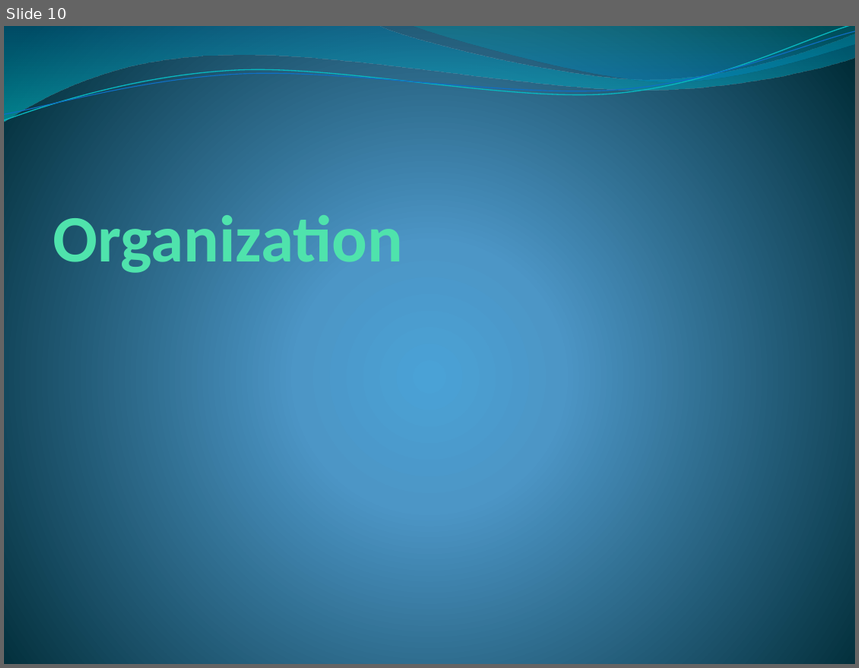
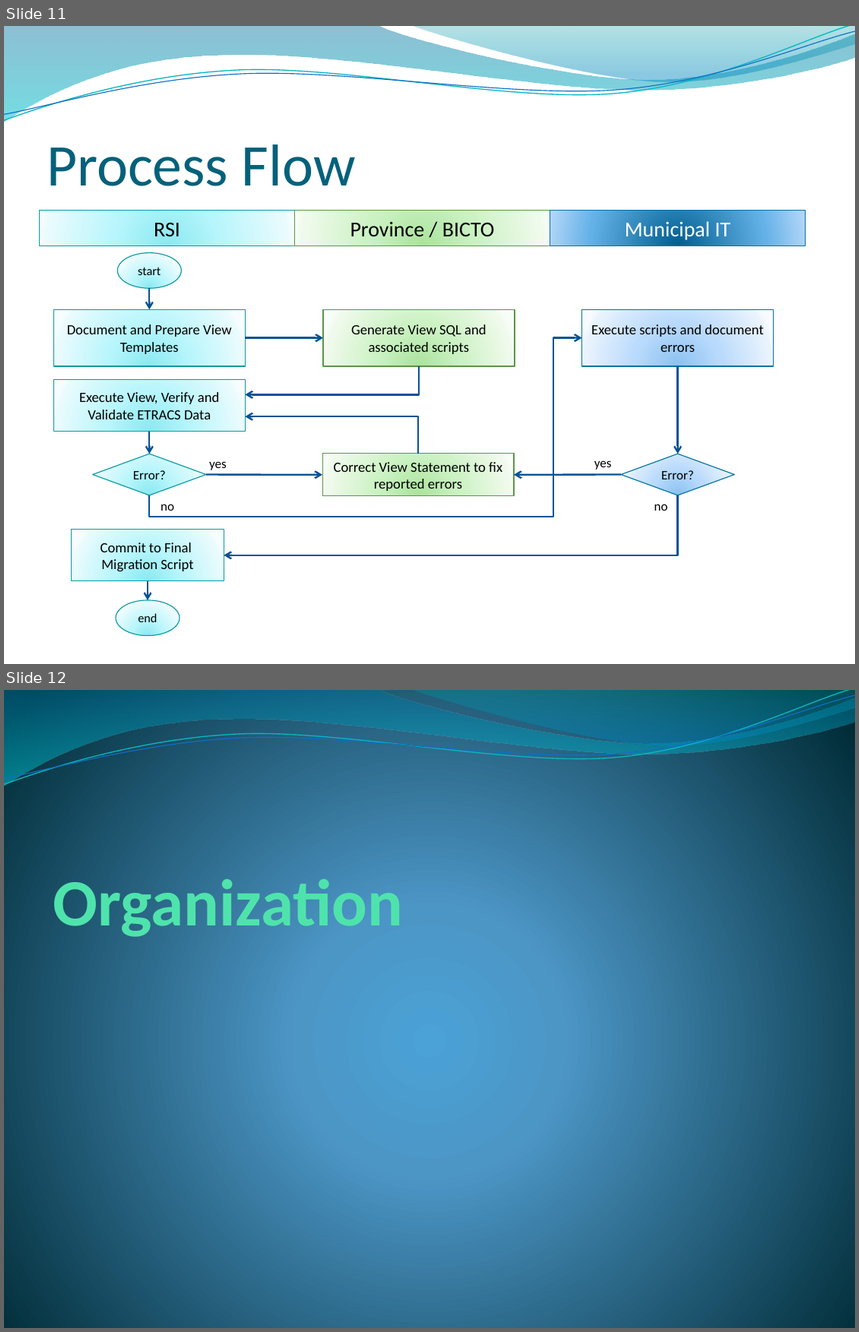
Before and after one commit to jzamss/bohol-rptis-migration, a slide deck: docs/Workshop on Migration of RPTIS Data.pptx. Shown one above the other, each under a label of ours: slide 10 before the commit, slides 11 and 12 after it. The pictures are 859x668 and 859x1332 pixels, drawn with LibreOffice and Linux fonts; fonts in the diff are those of the drawing; background and template pictures are left out. Boxes give left, top, right and bottom in pixels: in the first picture for what was removed or moved away, otherwise in the second. Text is boxed around its words. In the diff, an @@ line names an element or a change of style, - is before the commit and + after.

Commit message:
rptis: specs for view

```diff
--- a/docs/Workshop on Migration of RPTIS Data.pptx
+++ b/docs/Workshop on Migration of RPTIS Data.pptx
@@ slide 11 added at (4, 26, 855, 664), background picture (left out); not listed: 4 template elements that a slide beside it also shows @@
@@ title added at (47, 145, 356, 186), 50 pt, text #04617B @@
+Process Flow
@@ rectangle added at (40, 211, 295, 246), fill gradient #8BE9F1 to #B9F7FD to #EAFCFE to #F8FEFF, outline #069CA3 0.75 pt, 18 pt, text #000000 @@
+RSI
@@ rectangle added at (295, 211, 550, 246), fill gradient #ACE49F to #CDF3C4 to #EFFBED to #F9FFF8, outline #5B9747 0.75 pt, 18 pt, text #000000 @@
+Province / BICTO
@@ rectangle added at (550, 211, 806, 246), fill gradient #006091 to #64B1E7 to #B1D6F9, outline #0074A1 0.75 pt, 18 pt, text #FFFFFF @@
+Municipal IT
@@ ellipse added at (117, 253, 181, 289), fill gradient #8BE9F1 to #B9F7FD to #EAFCFE to #F8FEFF, outline #069CA3 0.75 pt, 10.5 pt, text #000000 @@
+start
@@ arrow added from (150, 288) to (150, 309), #095295 1.5 pt @@
@@ rectangle added at (53, 309, 245, 366), fill gradient #8BE9F1 to #B9F7FD to #EAFCFE to #F8FEFF, outline #069CA3 0.75 pt, 12 pt, text #000000 @@
+Document and Prepare View Templates
@@ rectangle added at (323, 309, 515, 366), fill gradient #ACE49F to #CDF3C4 to #EFFBED to #F9FFF8, outline #5B9747 0.75 pt, 12 pt, text #000000 @@
+Generate View SQL and associated scripts
@@ rectangle added at (582, 309, 773, 366), fill gradient #8BC2F1 to #B9DBFD to #EAF3FE to #F8FBFF, outline #0074A1 0.75 pt, 12 pt, text #000000 @@
+Execute scripts and document errors
@@ elbow arrow added from (150, 496) to (582, 338), #095295 1.5 pt @@
@@ arrow added from (245, 338) to (323, 338), #095295 1.5 pt @@
@@ elbow arrow added from (420, 366) to (245, 395), #095295 1.5 pt @@
@@ arrow added from (678, 366) to (678, 454), #095295 1.5 pt @@
@@ rectangle added at (53, 380, 245, 432), fill gradient #8BE9F1 to #B9F7FD to #EAFCFE to #F8FEFF, outline #069CA3 0.75 pt, 12 pt, text #000000 @@
+Execute View, Verify and Validate ETRACS Data
@@ arrow added from (150, 432) to (150, 454), #095295 1.5 pt @@
@@ elbow arrow added from (418, 454) to (245, 417), #095295 1.5 pt @@
@@ diamond added at (92, 454, 205, 496), fill gradient #8BE9F1 to #B9F7FD to #EAFCFE to #F8FEFF, outline #069CA3 0.75 pt, 11 pt, text #000000 @@
+Error?
@@ rectangle added at (322, 454, 514, 496), fill gradient #ACE49F to #CDF3C4 to #EFFBED to #F9FFF8, outline #5B9747 0.75 pt, 12 pt, text #000000 @@
+Correct View Statement to fix reported errors
@@ diamond added at (621, 454, 734, 496), fill gradient #8BC2F1 to #B9DBFD to #EAF3FE to #F8FBFF, outline #0074A1 0.75 pt, 11 pt, text #000000 @@
+Error?
@@ arrow added from (207, 474) to (322, 475), #095295 1.5 pt @@
@@ text added at (209, 461, 227, 471), 11 pt, text #000000 @@
+yes
@@ arrow added from (621, 474) to (514, 475), #095295 1.5 pt @@
@@ text added at (595, 461, 612, 470), 11 pt, text #000000 @@
+yes
@@ text added at (161, 504, 174, 511), 11 pt, text #000000 @@
+no
@@ elbow arrow added from (678, 496) to (224, 556), #095295 1.5 pt @@
@@ text added at (655, 504, 668, 511), 11 pt, text #000000 @@
+no
@@ rectangle added at (71, 530, 224, 582), fill gradient #8BE9F1 to #B9F7FD to #EAFCFE to #F8FEFF, outline #069CA3 0.75 pt, 12 pt, text #000000 @@
+Commit to Final
+Migration Script
@@ arrow added from (148, 582) to (148, 601), #095295 1.5 pt @@
@@ ellipse added at (116, 601, 180, 636), fill gradient #8BE9F1 to #B9F7FD to #EAFCFE to #F8FEFF, outline #069CA3 0.75 pt, 10.5 pt, text #000000 @@
+end
@@ what was slide 10 is now slide 12 @@
```
Also in this commit, not shown: 2 other slides added, 4 other files.
